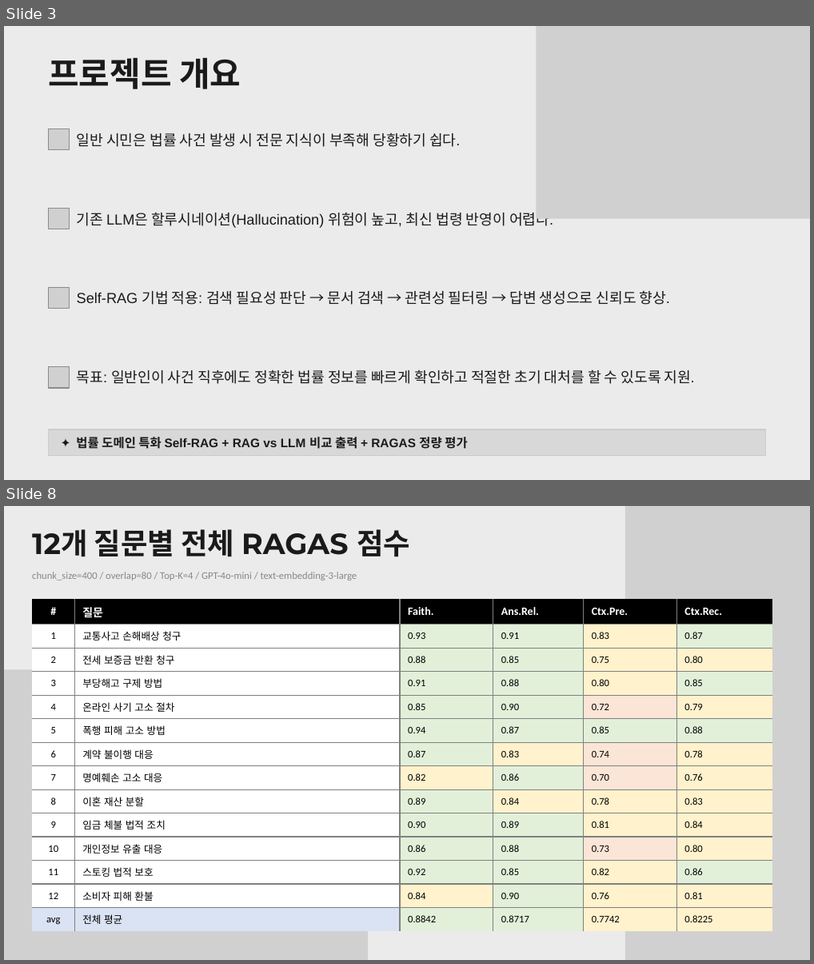
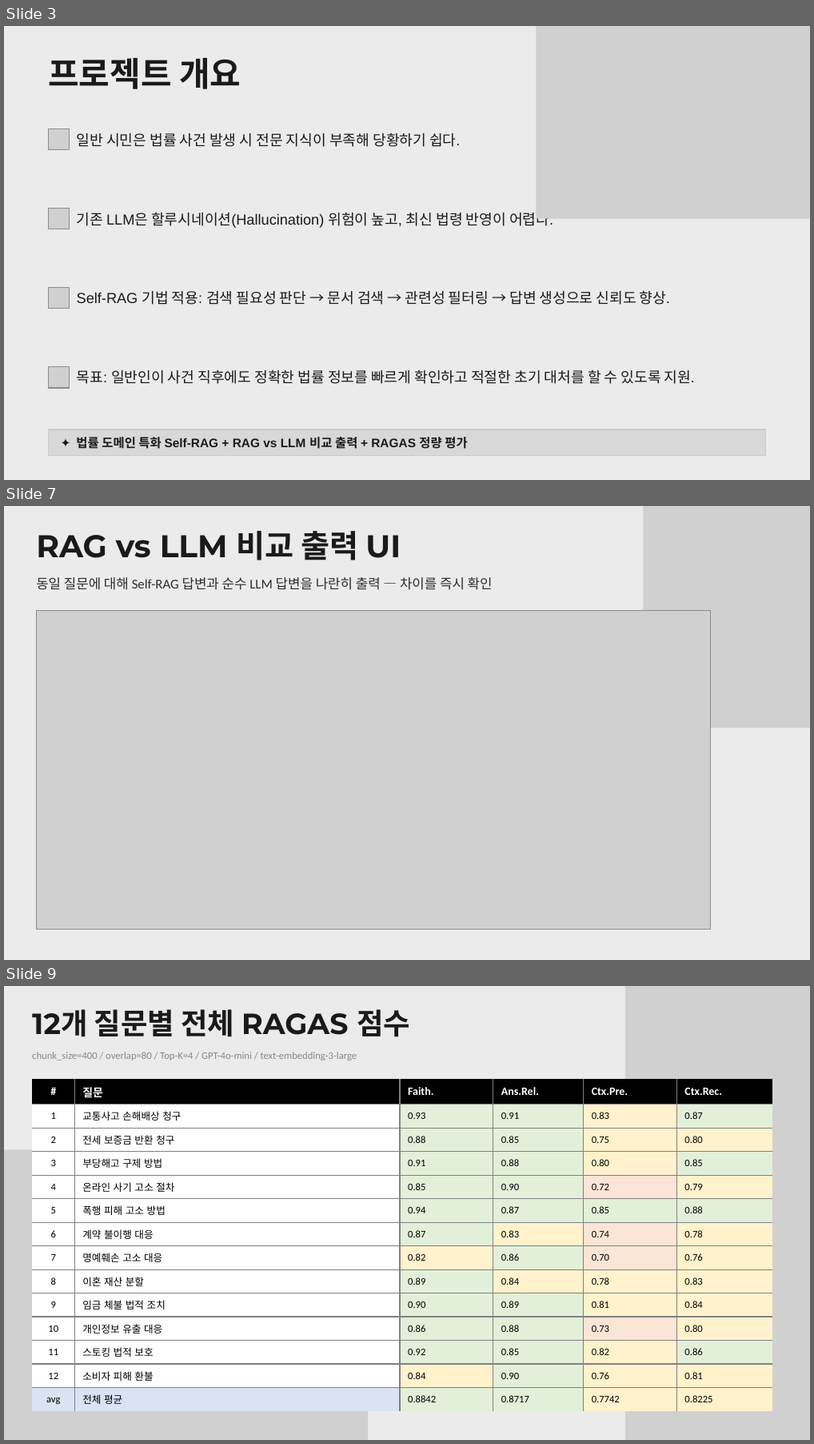
Before and after one commit to kangwoohyun999/AI_Service_Project, a slide deck: doc/최종발표/최종발표.pptx. Shown one above the other, each under a label of ours: slides 3 and 8 before the commit, slides 3, 7 and 9 after it; the slides between them are not shown. The pictures are 814x964 and 814x1444 pixels, drawn with LibreOffice and Linux fonts; fonts in the diff are those of the drawing; grey boxes stand for pictures. Boxes give left, top, right and bottom in pixels: in the first picture for what was removed or moved away, otherwise in the second. Text is boxed around its words. In the diff, an @@ line names an element or a change of style, - is before the commit and + after.

```diff
--- a/doc/최종발표/최종발표.pptx
+++ b/doc/최종발표/최종발표.pptx
@@ slide 7 added at <box>4,506,810,960</box>, background #EBEBEB @@
@@ picture added at <box>643,506,810,728</box> @@
@@ text added at <box>36,531,401,560</box>, 28 pt, text #1A1A1A, bold @@
+RAG vs LLM 비교 출력 UI
@@ text added at <box>36,577,493,590</box>, 12 pt, text #2D2D2D @@
+동일 질문에 대해 Self-RAG 답변과 순수 LLM 답변을 나란히 출력 — 차이를 즉시 확인
@@ picture added at <box>36,611,711,928</box> @@
@@ what was slide 8 is now slide 9 @@
```
Also in this commit, not shown: 7 slides changed, 1 other file.
